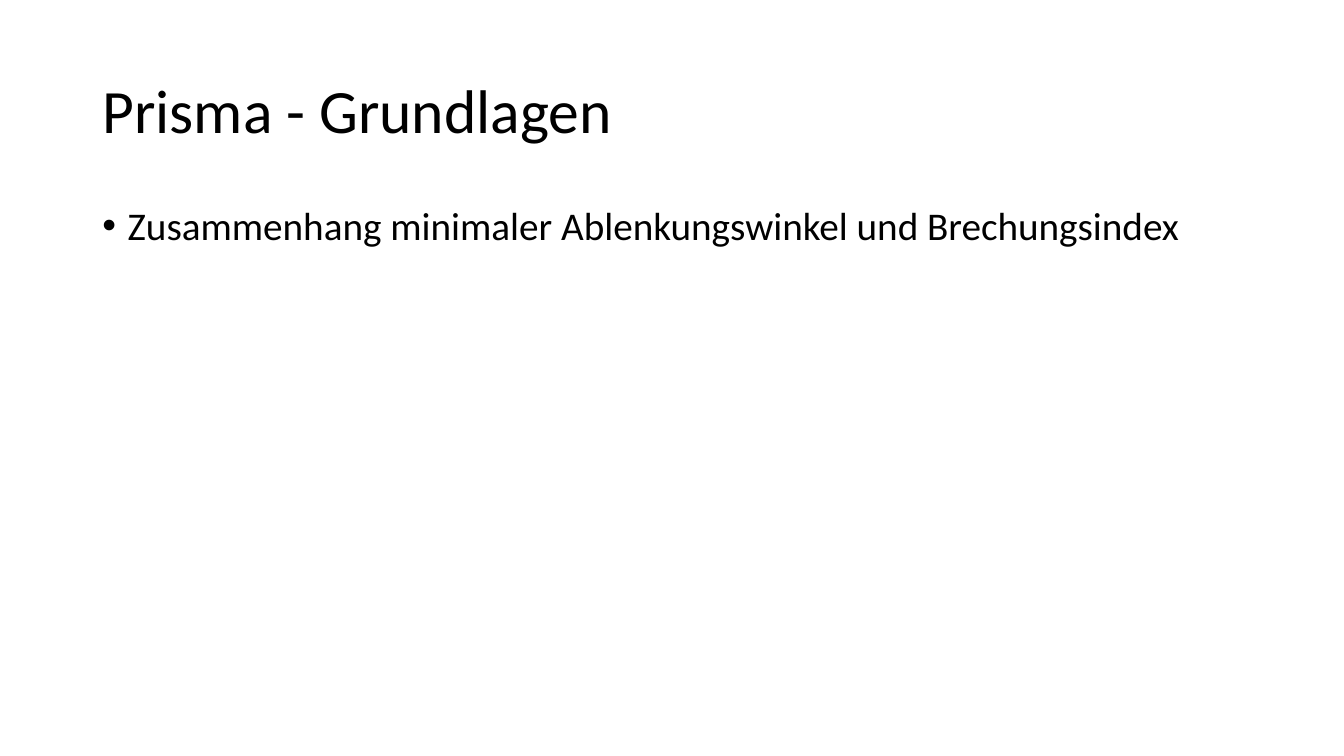
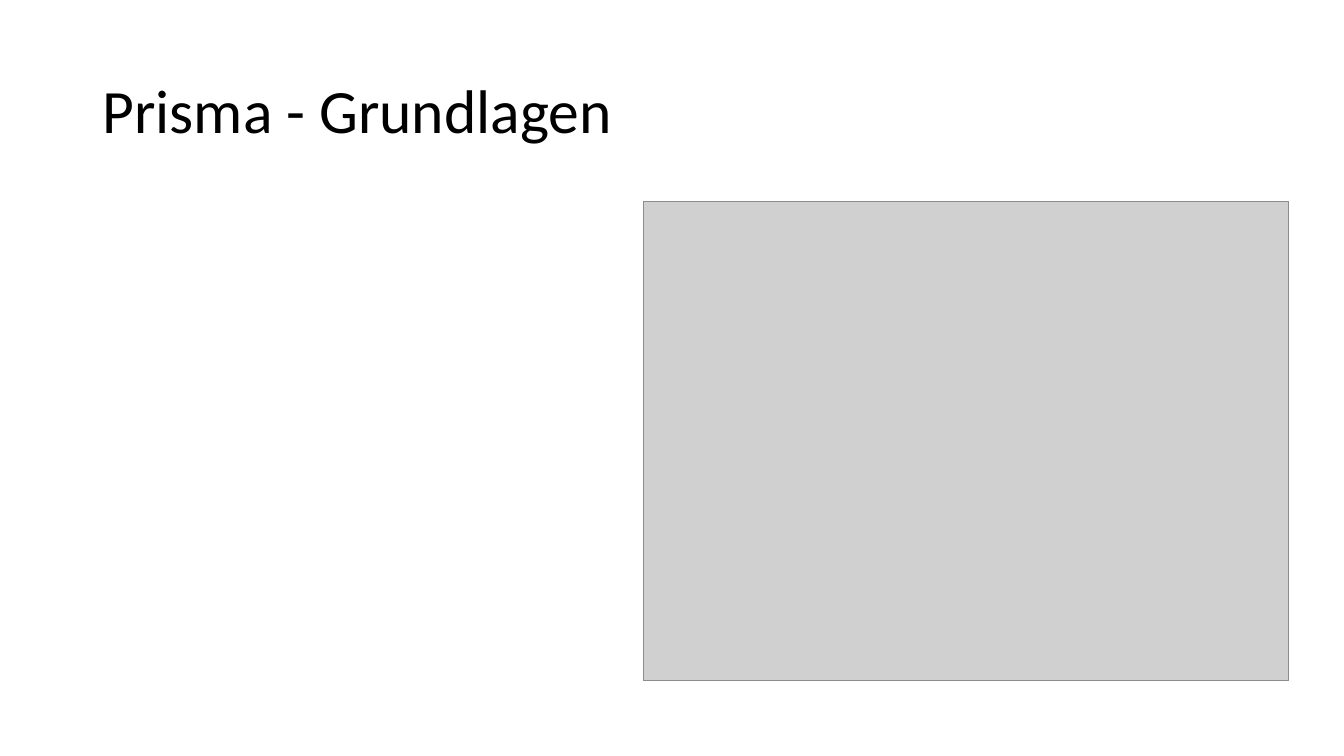
Before and after one commit to thewhitecat/grundpraktikum1, a slide deck: slide 4 of grundpraktikum2/Optik 1/Optik I.pptx. Drawn at 1344x756 pixels with LibreOffice and Linux fonts; fonts in the diff are those of the drawing; grey boxes stand for pictures. Boxes give left, top, right and bottom in pixels: in the first picture for what was removed or moved away, otherwise in the second. Text is boxed around its words. In the diff, an @@ line names an element or a change of style, - is before the commit and + after.

```diff
--- a/grundpraktikum2/Optik 1/Optik I.pptx
+++ b/grundpraktikum2/Optik 1/Optik I.pptx
@@ picture added at (643, 202, 1289, 682) @@
@@ text removed at (128, 212, 1179, 247) @@
-• Zusammenhang minimaler Ablenkungswinkel und Brechungsindex
```
Also in this commit, not shown: 2 other slides changed.
